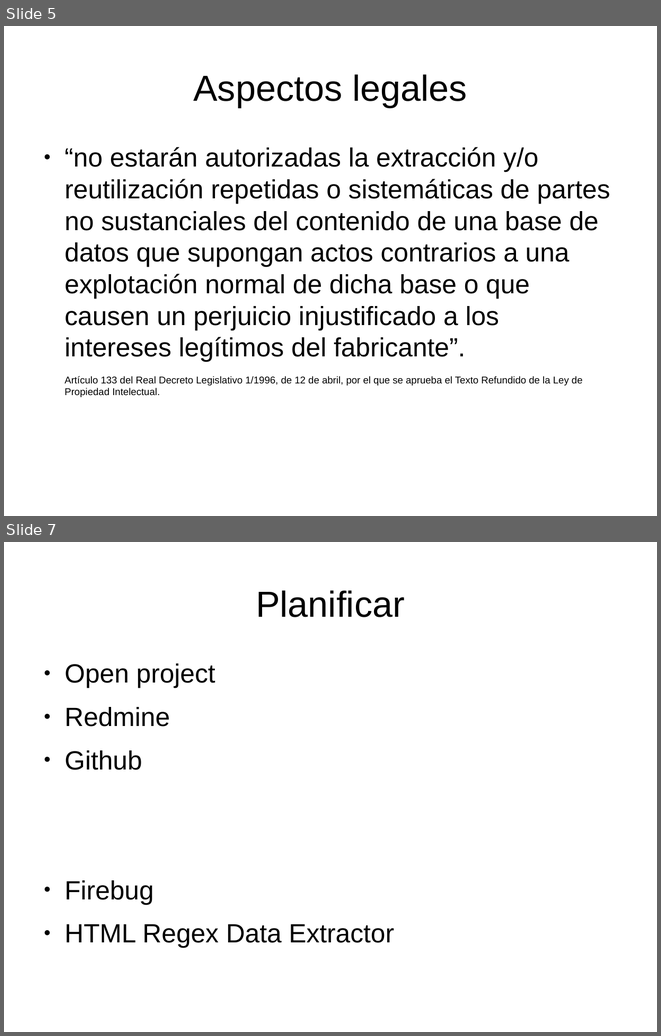
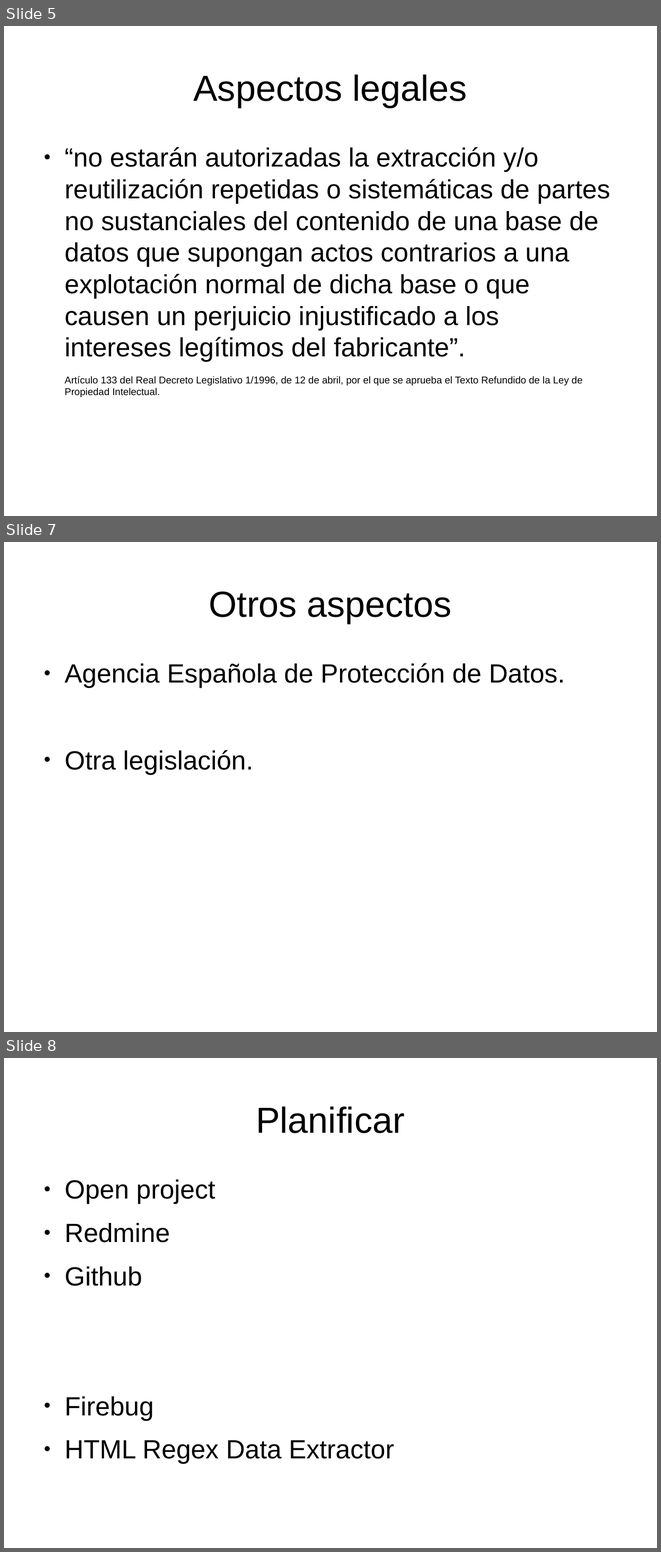
Before and after one commit to renatolrr/OpenDayOslRecycler2014, a slide deck: 2º_OpenDataDay_Granada_2014.odp. Shown one above the other, each under a label of ours: slides 5 and 7 before the commit, slides 5, 7 and 8 after it; the slides between them are not shown. The pictures are 661x1036 and 661x1552 pixels, drawn with LibreOffice and Linux fonts; fonts in the diff are those of the drawing. Boxes give left, top, right and bottom in pixels: in the first picture for what was removed or moved away, otherwise in the second. Text is boxed around its words. In the diff, an @@ line names an element or a change of style, - is before the commit and + after.

Commit message:
Proteccion de datos

```diff
--- a/2º_OpenDataDay_Granada_2014.odp
+++ b/2º_OpenDataDay_Granada_2014.odp
@@ slide 7 added at bbox=[4, 542, 657, 1032], background #FFFFFF @@
@@ title added at bbox=[209, 591, 452, 623], 44 pt, text #000000 @@
+Otros aspectos
@@ text added at bbox=[64, 663, 565, 774], 32 pt, text #000000 @@
+● Agencia Española de Protección de Datos.
+● Otra legislación.
@@ what was slide 7 is now slide 8 @@
```
Also in this commit, not shown: 2 slides changed.
